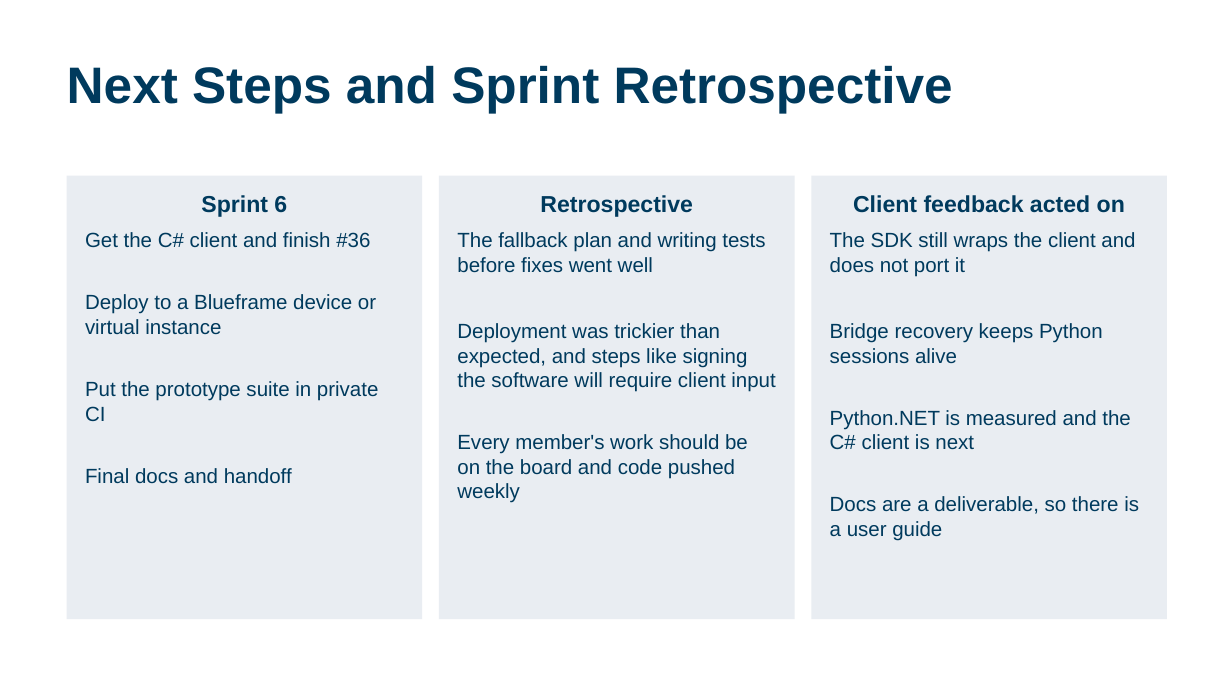
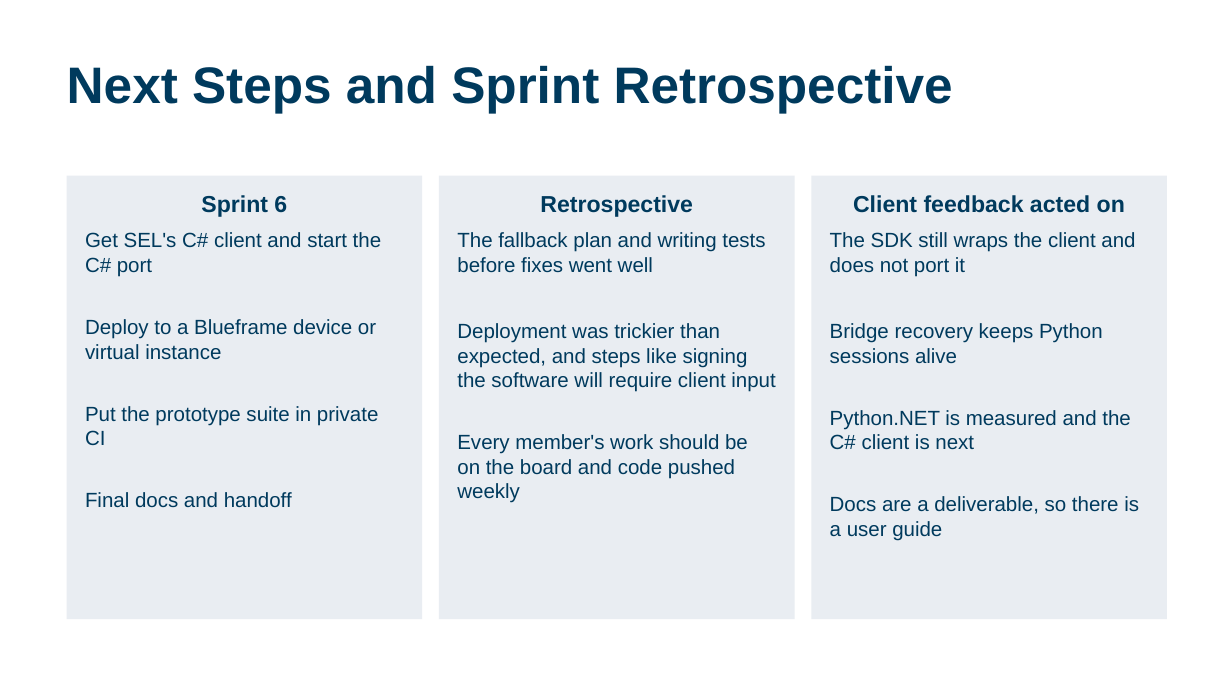
Before and after one commit to calebh13/sel-blueframe-sdk, a slide deck: slide 16 of Sprints/Sprint_5/Sprint 5 Presentation.pptx. Drawn at 1232x693 pixels with LibreOffice and Linux fonts; fonts in the diff are those of the drawing. Boxes give left, top, right and bottom in pixels: in the first picture for what was removed or moved away, otherwise in the second. Text is boxed around its words. In the diff, an @@ line names an element or a change of style, - is before the commit and + after.

Commit message:
Mark all Sprint 5 issues complete, record deployment and owners

```diff
--- a/Sprints/Sprint_5/Sprint 5 Presentation.pptx
+++ b/Sprints/Sprint_5/Sprint 5 Presentation.pptx
@@ text in rectangle at (85, 232, 381, 277): text changed @@
-Get the C# client and finish #36
+Get SEL's C# client and start the C# port
```
Also in this commit, not shown: 3 other slides changed, 5 other files.
